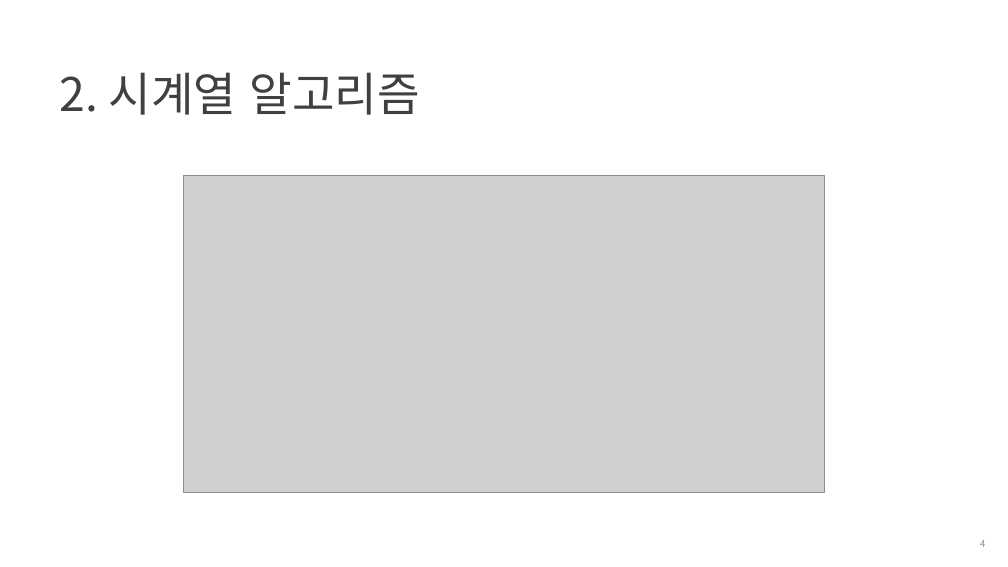
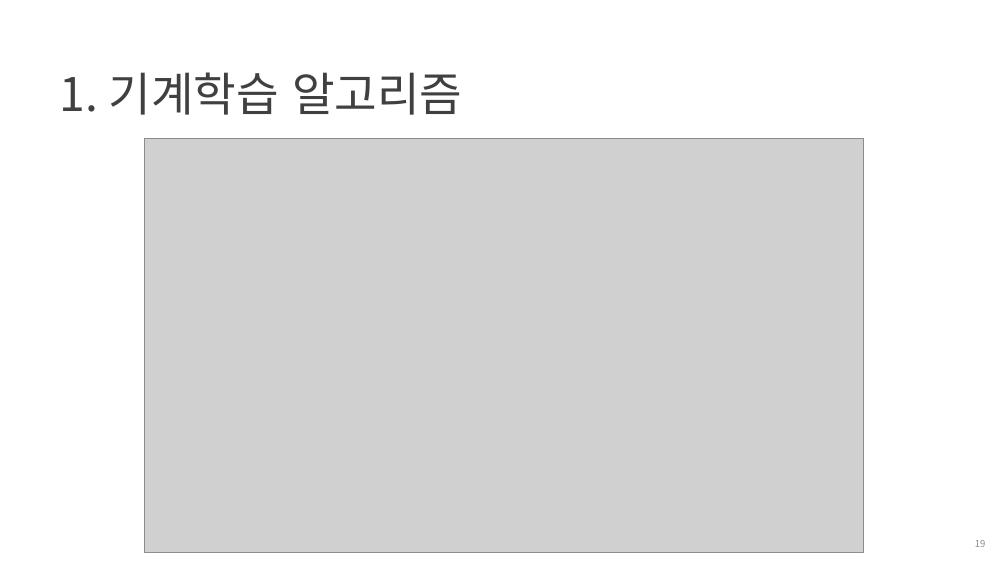
Before and after one commit to cheonbi/TimeSeriesAnalysis, a slide deck: slide 19 of [FastCampus] 6주차_강의자료_김경원박사.pptx (slide 4 before the commit). Drawn at 1008x567 pixels with LibreOffice and Linux fonts; fonts in the diff are those of the drawing; grey boxes stand for pictures; background and template pictures are left out. Boxes give left, top, right and bottom in pixels: in the first picture for what was removed or moved away, otherwise in the second. Text is boxed around its words. In the diff, an @@ line names an element or a change of style, - is before the commit and + after.

```diff
--- a/[FastCampus] 6주차_강의자료_김경원박사.pptx
+++ b/[FastCampus] 6주차_강의자료_김경원박사.pptx
@@ title at [60, 72, 462, 115]: text changed @@
-2. 시계열 알고리즘
+1. 기계학습 알고리즘
@@ picture: place and size @@
-picture at [184, 176, 825, 493]
+picture at [145, 138, 863, 553]
@@ page number at [975, 540, 986, 547]: text changed @@
-4
+19
```
Also in this commit, not shown: 7 other slides changed, 30 slides added, 1 slide removed, 18 other files.
